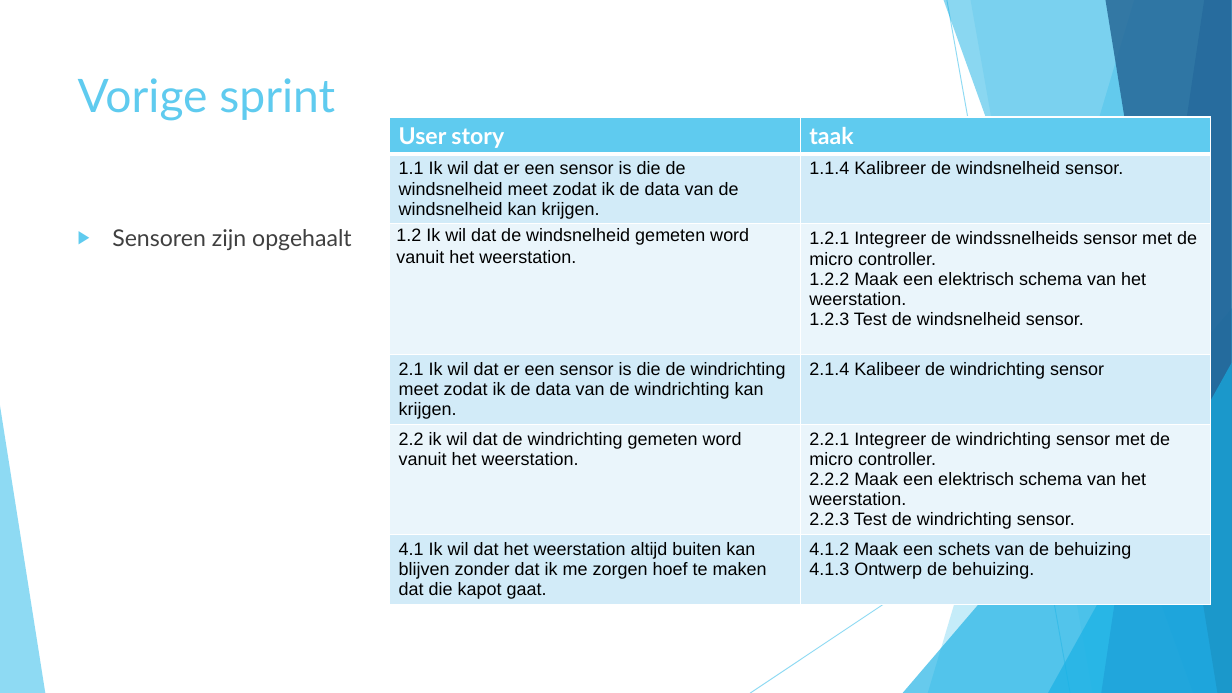
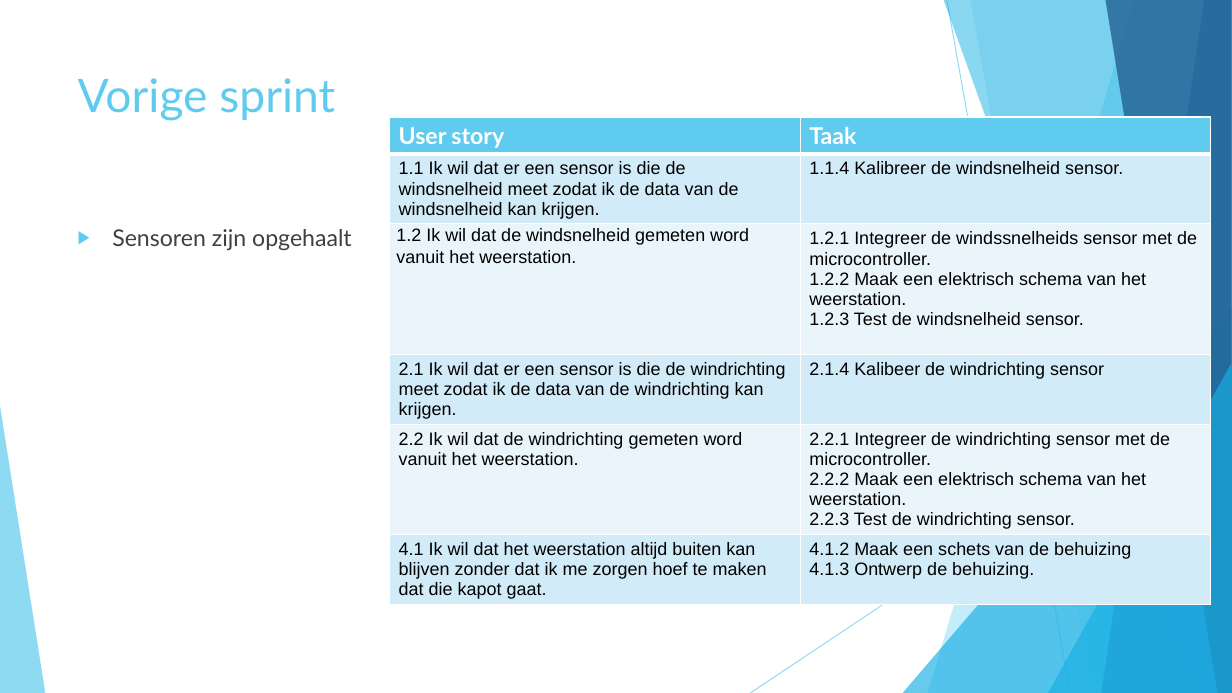
Before and after one commit to merelvdleeden/plastic_vanger, a slide deck: slide 3 of documentatie/scrum presentaties/sprint 4.pptx. Drawn at 1232x693 pixels with LibreOffice and Linux fonts; fonts in the diff are those of the drawing. Boxes give left, top, right and bottom in pixels: in the first picture for what was removed or moved away, otherwise in the second. Text is boxed around its words. In the diff, an @@ line names an element or a change of style, - is before the commit and + after.

```diff
--- a/documentatie/scrum presentaties/sprint 4.pptx
+++ b/documentatie/scrum presentaties/sprint 4.pptx
@@ table at [389,117,1210,632] @@
-row 1, column 2: taak
+row 1, column 2: Taak
-row 3, column 2: 1.2.1 Integreer de windssnelheids sensor met de micro controller. / 1.2.2 Maak een elektrisch schema van het weerstation. / 1.2.3 Test de windsnelheid sensor.
+row 3, column 2: 1.2.1 Integreer de windssnelheids sensor met de microcontroller. / 1.2.2 Maak een elektrisch schema van het weerstation. / 1.2.3 Test de windsnelheid sensor.
-row 5, column 1: 2.2 ik wil dat de windrichting gemeten word vanuit het weerstation.
+row 5, column 1: 2.2 Ik wil dat de windrichting gemeten word vanuit het weerstation.
-row 5, column 2: 2.2.1 Integreer de windrichting sensor met de micro controller. / 2.2.2 Maak een elektrisch schema van het weerstation. / 2.2.3 Test de windrichting sensor.
+row 5, column 2: 2.2.1 Integreer de windrichting sensor met de microcontroller. / 2.2.2 Maak een elektrisch schema van het weerstation. / 2.2.3 Test de windrichting sensor.
```
Also in this commit, not shown: 4 other slides changed.
